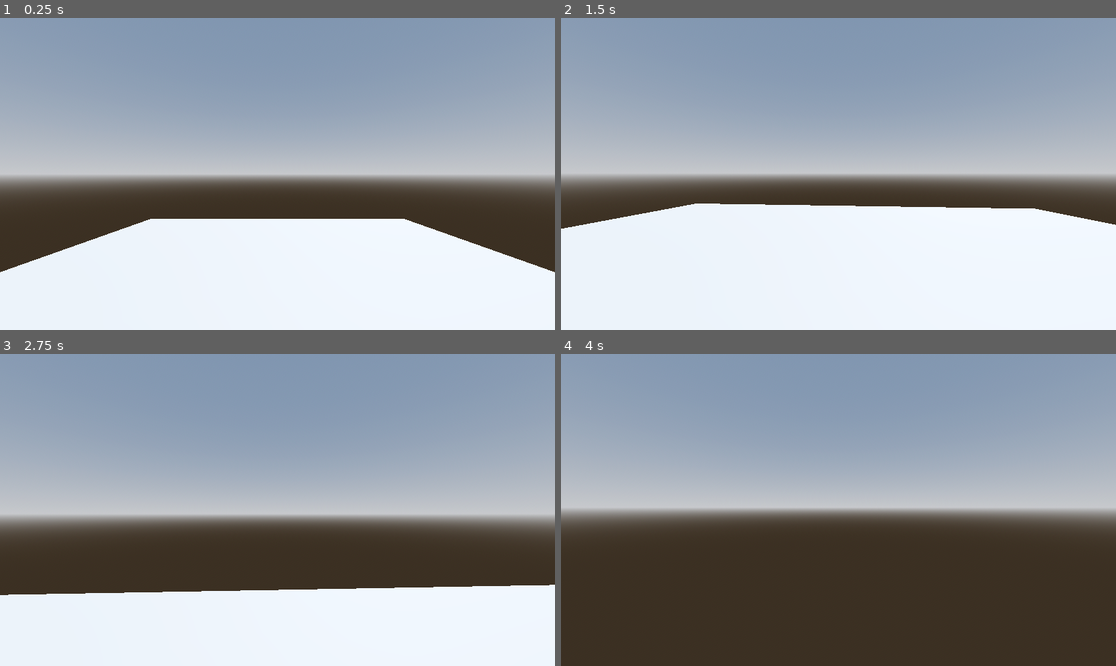
Above: before the commit, frames 1-4 (two rows, left to right).
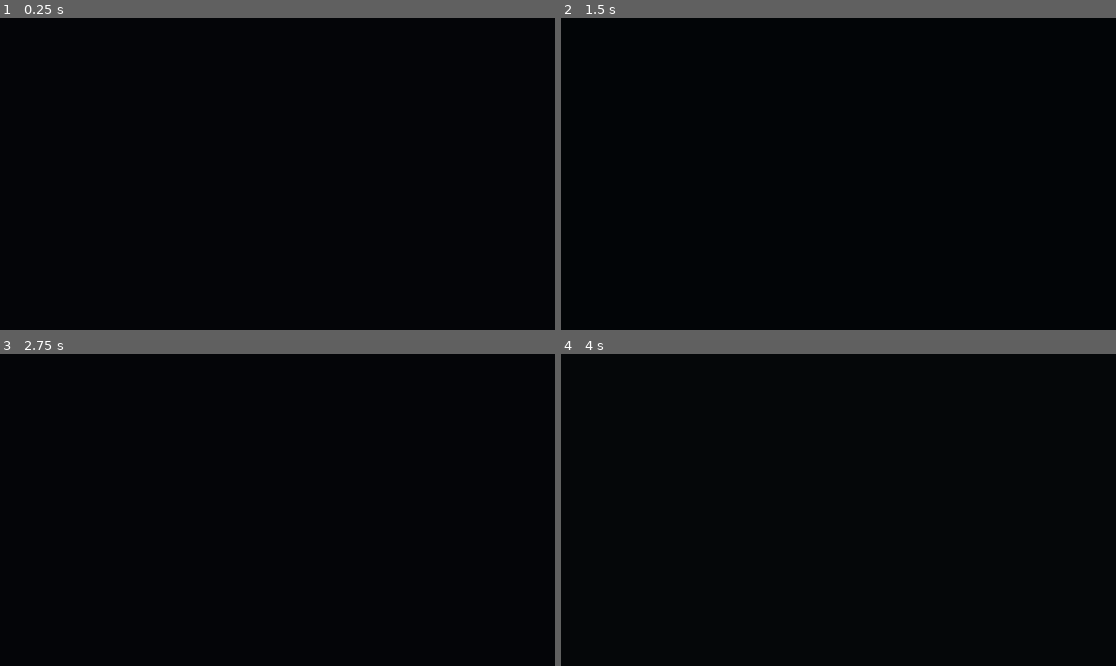
Above: after the commit, the same moments.

Repository: Redfire27/NeuroGameJam
Game: Godot game, scene res://Scenes/Level.tscn
Same seed, same stepped clock (60 frames per second), same inputs: the game is played once before the commit and once after it.
Inputs (mouse positions are in pixels of both pictures, inside the frame that each line leads up to):
- Up to frame 1 (0.25 s): no input
- Up to frame 2 (1.5 s): move the mouse to (866, 174) at 0.52 s; hold W (move_forward) from 0.53 s (still down); right-click (866, 174) at 0.6 s; click (866, 174) at 0.8 s; move the mouse to (810, 174) at 1.27 s; click (810, 174) at 1.35 s
- Up to frame 3 (2.75 s): keep holding W (move_forward); right-click (249, 510) at 1.55 s; move the mouse to (288, 503) at 2.02 s; right-click (288, 503) at 2.1 s; click (288, 503) at 2.3 s
- Up to frame 4 (4 s): keep holding W (move_forward); move the mouse to (832, 516) at 2.77 s; click (832, 516) at 2.85 s; right-click (832, 516) at 3.05 s; tap Enter at 3.5 s; move the mouse to (877, 513) at 3.52 s; right-click (877, 513) at 3.6 s; click (877, 513) at 3.8 s

The runs differ from the first frame. In frame 1, 100% of the frame differs, in the area x 0-100%, y 0-100%; in frame 2, 100%; in frame 3, 100%; in frame 4, 100%.

Commit message:
Implemented Core Mechanics
Added magnifying glass with right-click animation, volumetric fog, environment effects, house with lights.

Diff:
--- a/Scenes/Level.tscn
+++ b/Scenes/Level.tscn
@@ -1,6 +1,44 @@
-[gd_scene load_steps=7 format=3 uid="uid://dk4q078mm71r4"]
+[gd_scene load_steps=11 format=3 uid="uid://dk4q078mm71r4"]
 
 [ext_resource type="PackedScene" uid="uid://dn52mxcun7uhb" path="res://Scenes/player.tscn" id="1_jcsdg"]
+[ext_resource type="PackedScene" uid="uid://d16rbxedqhh8i" path="res://Assets/Floor 1.gltf" id="2_oh3hs"]
+
+[sub_resource type="Animation" id="Animation_s0mxj"]
+resource_name = "Fog"
+length = 0.8
+tracks/0/type = "value"
+tracks/0/imported = false
+tracks/0/enabled = true
+tracks/0/path = NodePath("WorldEnvironment:environment:volumetric_fog_density")
+tracks/0/interp = 1
+tracks/0/loop_wrap = true
+tracks/0/keys = {
+"times": PackedFloat32Array(0.4, 0.7),
+"transitions": PackedFloat32Array(1, 1),
+"update": 0,
+"values": [0.05, 0.4522]
+}
+
+[sub_resource type="Animation" id="Animation_1j2ho"]
+length = 0.001
+tracks/0/type = "value"
+tracks/0/imported = false
+tracks/0/enabled = true
+tracks/0/path = NodePath("WorldEnvironment:environment:volumetric_fog_density")
+tracks/0/interp = 1
+tracks/0/loop_wrap = true
+tracks/0/keys = {
+"times": PackedFloat32Array(0),
+"transitions": PackedFloat32Array(1),
+"update": 0,
+"values": [0.05]
+}
+
+[sub_resource type="AnimationLibrary" id="AnimationLibrary_yaxmb"]
+_data = {
+"Fog": SubResource("Animation_s0mxj"),
+"RESET": SubResource("Animation_1j2ho")
+}
 
 [sub_resource type="ProceduralSkyMaterial" id="ProceduralSkyMaterial_dpnjt"]
 sky_horizon_color = Color(0.64625, 0.65575, 0.67075, 1)
@@ -13,7 +51,12 @@
 background_mode = 2
 sky = SubResource("Sky_yhtxd")
 tonemap_mode = 2
+sdfgi_enabled = true
+sdfgi_read_sky_light = false
 glow_enabled = true
+glow_normalized = true
+glow_blend_mode = 0
+volumetric_fog_enabled = true
 
 [sub_resource type="PlaneMesh" id="PlaneMesh_iauqo"]
 size = Vector2(10, 10)
@@ -22,6 +65,11 @@
 data = PackedVector3Array(5, 0, 5, -5, 0, 5, 5, 0, -5, -5, 0, 5, -5, 0, -5, 5, 0, -5)
 
 [node name="Node3D" type="Node3D"]
+
+[node name="AnimationPlayer" type="AnimationPlayer" parent="."]
+libraries = {
+"": SubResource("AnimationLibrary_yaxmb")
+}
 
 [node name="WorldEnvironment" type="WorldEnvironment" parent="."]
 environment = SubResource("Environment_03n3a")
@@ -41,3 +89,12 @@
 [node name="Player" parent="." instance=ExtResource("1_jcsdg")]
 transform = Transform3D(1, 0, 0, 0, 1, 0, 0, 0, 1, 0, 2, 3)
 linear_damp = 3.0
+
+[node name="blockbench_export" parent="." instance=ExtResource("2_oh3hs")]
+transform = Transform3D(1, 0, 0, 0, 1, 0, 0, 0, 1, 0.0292306, 0, -10.7753)
+
+[node name="SpotLight3D" type="SpotLight3D" parent="."]
+transform = Transform3D(1, 0, 0, 0, 0.067963, 0.997688, 0, -0.997688, 0.067963, 0.95762, 2.86366, -9.34179)
+light_color = Color(1, 0.677448, 0.137304, 1)
+light_energy = 3.0
+spot_range = 7.23168
--- a/Scenes/World.tscn
+++ /dev/null
@@ -1,3 +0,0 @@
-[gd_scene format=3 uid="uid://3pa5c08nvclt"]
-
-[node name="World" type="Node"]
--- a/Scenes/player.tscn
+++ b/Scenes/player.tscn
@@ -1,22 +1,167 @@
-[gd_scene load_steps=4 format=3 uid="uid://dn52mxcun7uhb"]
+[gd_scene load_steps=12 format=3 uid="uid://dn52mxcun7uhb"]
 
 [ext_resource type="Script" path="res://Scripts/Player.gd" id="1_hslaf"]
+[ext_resource type="PackedScene" uid="uid://crnsj8oydsbyp" path="res://Assets/Magnifying Glass.gltf" id="2_0xty0"]
+[ext_resource type="Texture2D" uid="uid://dj2ni5xlsaury" path="res://Assets/Black.png" id="3_80pyn"]
+[ext_resource type="PackedScene" uid="uid://ddeudwx0qbaup" path="res://Assets/Magnifying Glass Frame.gltf" id="4_mhimr"]
 
 [sub_resource type="CapsuleMesh" id="CapsuleMesh_8ku84"]
 
 [sub_resource type="ConvexPolygonShape3D" id="ConvexPolygonShape3D_ilxrq"]
 points = PackedVector3Array(-0.125207, -0.532801, -0.480507, 0.0227831, 0.47607, 0.498884, 0.169713, 0.559144, 0.464172 …(924 unchanged characters)…
 
+[sub_resource type="Animation" id="Animation_crvdn"]
+length = 0.8
+tracks/0/type = "value"
+tracks/0/imported = false
+tracks/0/enabled = true
+tracks/0/path = NodePath("MagnifyingGlass:position")
+tracks/0/interp = 1
+tracks/0/loop_wrap = true
+tracks/0/keys = {
+"times": PackedFloat32Array(0),
+"transitions": PackedFloat32Array(1),
+"update": 0,
+"values": [Vector3(0.505377, -0.389255, -0.412211)]
+}
+tracks/1/type = "value"
+tracks/1/imported = false
+tracks/1/enabled = true
+tracks/1/path = NodePath("MagnifyingGlass:rotation")
+tracks/1/interp = 1
+tracks/1/loop_wrap = true
+tracks/1/keys = {
+"times": PackedFloat32Array(0),
+"transitions": PackedFloat32Array(1),
+"update": 0,
+"values": [Vector3(0, 0, 0)]
+}
+tracks/2/type = "value"
+tracks/2/imported = false
+tracks/2/enabled = true
+tracks/2/path = NodePath("BlackScreen:transparency")
+tracks/2/interp = 1
+tracks/2/loop_wrap = true
+tracks/2/keys = {
+"times": PackedFloat32Array(0),
+"transitions": PackedFloat32Array(1),
+"update": 0,
+"values": [1.0]
+}
+tracks/3/type = "value"
+tracks/3/imported = false
+tracks/3/enabled = true
+tracks/3/path = NodePath("MagnifyingGlass:visible")
+tracks/3/interp = 1
+tracks/3/loop_wrap = true
+tracks/3/keys = {
+"times": PackedFloat32Array(0),
+"transitions": PackedFloat32Array(1),
+"update": 1,
+"values": [true]
+}
+tracks/4/type = "value"
+tracks/4/imported = false
+tracks/4/enabled = true
+tracks/4/path = NodePath("MagnifyingFrame:visible")
+tracks/4/interp = 1
+tracks/4/loop_wrap = true
+tracks/4/keys = {
+"times": PackedFloat32Array(0),
+"transitions": PackedFloat32Array(1),
+"update": 1,
+"values": [false]
+}
+
+[sub_resource type="Animation" id="Animation_uyoq6"]
+resource_name = "Remnant_scene"
+length = 0.8
+tracks/0/type = "value"
+tracks/0/imported = false
+tracks/0/enabled = true
+tracks/0/path = NodePath("MagnifyingGlass:position")
+tracks/0/interp = 1
+tracks/0/loop_wrap = true
+tracks/0/keys = {
+"times": PackedFloat32Array(0, 0.3, 0.6),
+"transitions": PackedFloat32Array(1, 1, 1),
+"update": 0,
+"values": [Vector3(0.505377, -0.389255, -0.412211), Vector3(0.242345, -0.339934, -0.551875), Vector3(0.242345, -0.3241, -0.195978)]
+}
+tracks/1/type = "value"
+tracks/1/imported = false
+tracks/1/enabled = true
+tracks/1/path = NodePath("MagnifyingGlass:rotation")
+tracks/1/interp = 1
+tracks/1/loop_wrap = true
+tracks/1/keys = {
+"times": PackedFloat32Array(0, 0.6),
+"transitions": PackedFloat32Array(1, 1),
+"update": 0,
+"values": [Vector3(0, 0, 0), Vector3(0, 0, 0.593412)]
+}
+tracks/2/type = "value"
+tracks/2/imported = false
+tracks/2/enabled = true
+tracks/2/path = NodePath("BlackScreen:transparency")
+tracks/2/interp = 1
+tracks/2/loop_wrap = true
+tracks/2/keys = {
+"times": PackedFloat32Array(0, 0.6, 0.666667, 0.766667),
+"transitions": PackedFloat32Array(1, 1, 1, 1),
+"update": 0,
+"values": [1.0, 0.0, 0.0, 1.0]
+}
+tracks/3/type = "value"
+tracks/3/imported = false
+tracks/3/enabled = true
+tracks/3/path = NodePath("MagnifyingGlass:visible")
+tracks/3/interp = 1
+tracks/3/loop_wrap = true
+tracks/3/keys = {
+"times": PackedFloat32Array(0.6, 0.633333),
+"transitions": PackedFloat32Array(1, 1),
+"update": 1,
+"values": [true, false]
+}
+tracks/4/type = "value"
+tracks/4/imported = false
+tracks/4/enabled = true
+tracks/4/path = NodePath("MagnifyingFrame:visible")
+tracks/4/interp = 1
+tracks/4/loop_wrap = true
+tracks/4/keys = {
+"times": PackedFloat32Array(0.6, 0.633333),
+"transitions": PackedFloat32Array(1, 1),
+"update": 1,
+"values": [false, true]
+}
+
+[sub_resource type="AnimationLibrary" id="AnimationLibrary_mxbix"]
+_data = {
+"RESET": SubResource("Animation_crvdn"),
+"Remnant_scene": SubResource("Animation_uyoq6")
+}
+
+[sub_resource type="StandardMaterial3D" id="StandardMaterial3D_qov4p"]
+albedo_texture = ExtResource("3_80pyn")
+
+[sub_resource type="PlaneMesh" id="PlaneMesh_rtcj0"]
+
 [node name="Player" type="RigidBody3D"]
+transform = Transform3D(1, 0, 0, 0, 1, 0, 0, 0, 1, -0.00281668, 0.0051713, -0.0110138)
 lock_rotation = true
 contact_monitor = true
 max_contacts_reported = 1
 script = ExtResource("1_hslaf")
 
 [node name="MeshInstance3D" type="MeshInstance3D" parent="."]
+transform = Transform3D(1, 0, 0, 0, 1, 0, 0, 0, 1, 0, -0.39039, 0)
+visible = false
 mesh = SubResource("CapsuleMesh_8ku84")
 
 [node name="CollisionShape3D" type="CollisionShape3D" parent="."]
+transform = Transform3D(1, 0, 0, 0, 1, 0, 0, 0, 1, 0, -0.39039, 0)
 shape = SubResource("ConvexPolygonShape3D_ilxrq")
 
 [node name="TwistPivot" type="Node3D" parent="."]
@@ -24,3 +169,23 @@
 [node name="PitchPivot" type="Node3D" parent="TwistPivot"]
 
 [node name="Camera3D" type="Camera3D" parent="TwistPivot/PitchPivot"]
+transform = Transform3D(1, 0, 0, 0, 1, 0, 0, 0, 1, -0.00398612, -5.96046e-08, -0.00130343)
+
+[node name="AnimationPlayer" type="AnimationPlayer" parent="TwistPivot/PitchPivot/Camera3D"]
+libraries = {
+"": SubResource("AnimationLibrary_mxbix")
+}
+
+[node name="MagnifyingGlass" parent="TwistPivot/PitchPivot/Camera3D" instance=ExtResource("2_0xty0")]
+transform = Transform3D(0.3, 0, 0, 0, 0.3, 0, 0, 0, 0.3, 0.505377, -0.389255, -0.412211)
+
+[node name="BlackScreen" type="MeshInstance3D" parent="TwistPivot/PitchPivot/Camera3D"]
+transform = Transform3D(1, 0, 0, 0, -4.37114e-08, -1, 0, 1, -4.37114e-08, 0.0872644, -0.0141659, -0.148426)
+material_override = SubResource("StandardMaterial3D_qov4p")
+transparency = 1.0
+cast_shadow = 0
+mesh = SubResource("PlaneMesh_rtcj0")
+
+[node name="MagnifyingFrame" parent="TwistPivot/PitchPivot/Camera3D" instance=ExtResource("4_mhimr")]
+transform = Transform3D(0.6, 0, 0, 0, 0.6, 0, 0, 0, 0.6, 0.000927687, -0.77559, -0.225398)
+visible = false
--- a/Scripts/Player.gd
+++ b/Scripts/Player.gd
@@ -1,6 +1,6 @@
 extends RigidBody3D
 
-var mouse_sensitivity := 0.001
+var mouse_sensitivity := 0.002
 #horizontal mouse
 var twist_input := 0.0
 #vertical mouse
@@ -8,30 +8,52 @@
 
 @onready var twist_pivot := $TwistPivot
 @onready var pitch_pivot := $TwistPivot/PitchPivot
+@onready var animation_player: AnimationPlayer = $TwistPivot/PitchPivot/Camera3D/AnimationPlayer
+@onready var fog_player: AnimationPlayer = $"../AnimationPlayer"
+var is_animation_playing: bool = false
+
 
 # Called when the node enters the scene tree for the first time.
 func _ready() -> void:
 	Input.set_mouse_mode(Input.MOUSE_MODE_CAPTURED)
 
-
 # Called every frame. 'delta' is the elapsed time since the previous frame.
-func _process(delta: float) -> void:
+func _physics_process(delta: float) -> void:
 	var input := Vector3.ZERO
 	input.x = Input.get_axis("move_left", "move_right")
 	input.z = Input.get_axis("move_forward", "move_backward")
 
 	apply_central_force(twist_pivot.basis * input * 1200.0 * delta)
 
+	#Remnant Scene
+	if Input.is_action_just_pressed("Magnifying"):
+		animation_player.play("Remnant_scene")
 
+	if Input.is_action_just_released("Magnifying"):
+		animation_player.play("Remnant_scene", -1, -1, -1)
+
+	#Remnant Scene Fog
+	if Input.is_action_just_pressed("Magnifying"):
+		fog_player.play("Fog")
+
+	if Input.is_action_just_released("Magnifying"):
+		fog_player.play("Fog", -1, -1, -1)
+
+	#Cursor visible on presing Esc
 	if Input.is_action_just_pressed("ui_cancel"):
 		Input.set_mouse_mode(Input.MOUSE_MODE_VISIBLE)
 
+	#Cursor not visible on left-click
+	if Input.is_action_just_pressed("left-click") and Input.mouse_mode == 0:
+		Input.set_mouse_mode(Input.MOUSE_MODE_CAPTURED)
+
+	#Vertical & Horizontal mouse movement
 	twist_pivot.rotate_y(twist_input)
 	pitch_pivot.rotate_x(pitch_input)
 	pitch_pivot.rotation.x = clamp(
 		pitch_pivot.rotation.x,
-		deg_to_rad(-30),
-		deg_to_rad(30)
+		deg_to_rad(-75),
+		deg_to_rad(75)
 	)
 	twist_input = 0.0
 	pitch_input = 0.0
--- a/project.godot
+++ b/project.godot
@@ -48,6 +48,16 @@
 "events": [Object(InputEventKey,"resource_local_to_scene":false,"resource_name":"","device":-1,"window_id":0,"alt_press …(191 unchanged characters)…
 ]
 }
+Magnifying={
+"deadzone": 0.5,
+"events": [Object(InputEventMouseButton,"resource_local_to_scene":false,"resource_name":"","device":-1,"window_id":0,"alt_pressed":false,"shift_pressed":false,"ctrl_pressed":false,"meta_pressed":false,"button_mask":0,"position":Vector2(0, 0),"global_position":Vector2(0, 0),"factor":1.0,"button_index":2,"canceled":false,"pressed":false,"double_click":false,"script":null)
+]
+}
+left-click={
+"deadzone": 0.5,
+"events": [Object(InputEventMouseButton,"resource_local_to_scene":false,"resource_name":"","device":-1,"window_id":0,"alt_pressed":false,"shift_pressed":false,"ctrl_pressed":false,"meta_pressed":false,"button_mask":1,"position":Vector2(96, 18),"global_position":Vector2(105, 64),"factor":1.0,"button_index":1,"canceled":false,"pressed":true,"double_click":false,"script":null)
+]
+}
 
 [rendering]
 
Binary file added: Assets/Black.png
Not shown, added: Assets/Black.png.import
Not shown, added: Assets/Floor 1.gltf
Not shown, added: Assets/Floor 1.gltf.import
Binary file added: Assets/Floor 1_0.png
Not shown, added: Assets/Floor 1_0.png.import
Binary file added: Assets/Floor 1_1.png
Not shown, added: Assets/Floor 1_1.png.import
Binary file added: Assets/Floor 1_2.png
Not shown, added: Assets/Floor 1_2.png.import
Binary file added: Assets/Floor 1_3.png
Not shown, added: Assets/Floor 1_3.png.import
(and 13 more such lines)
